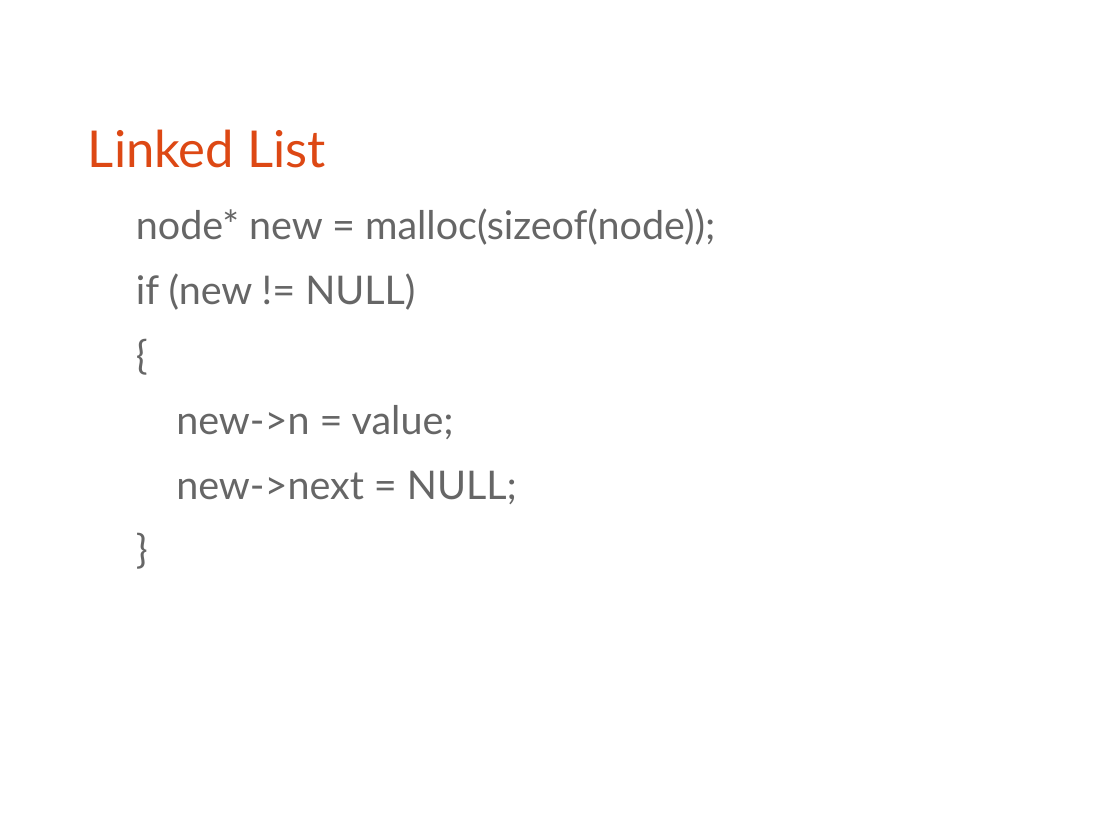
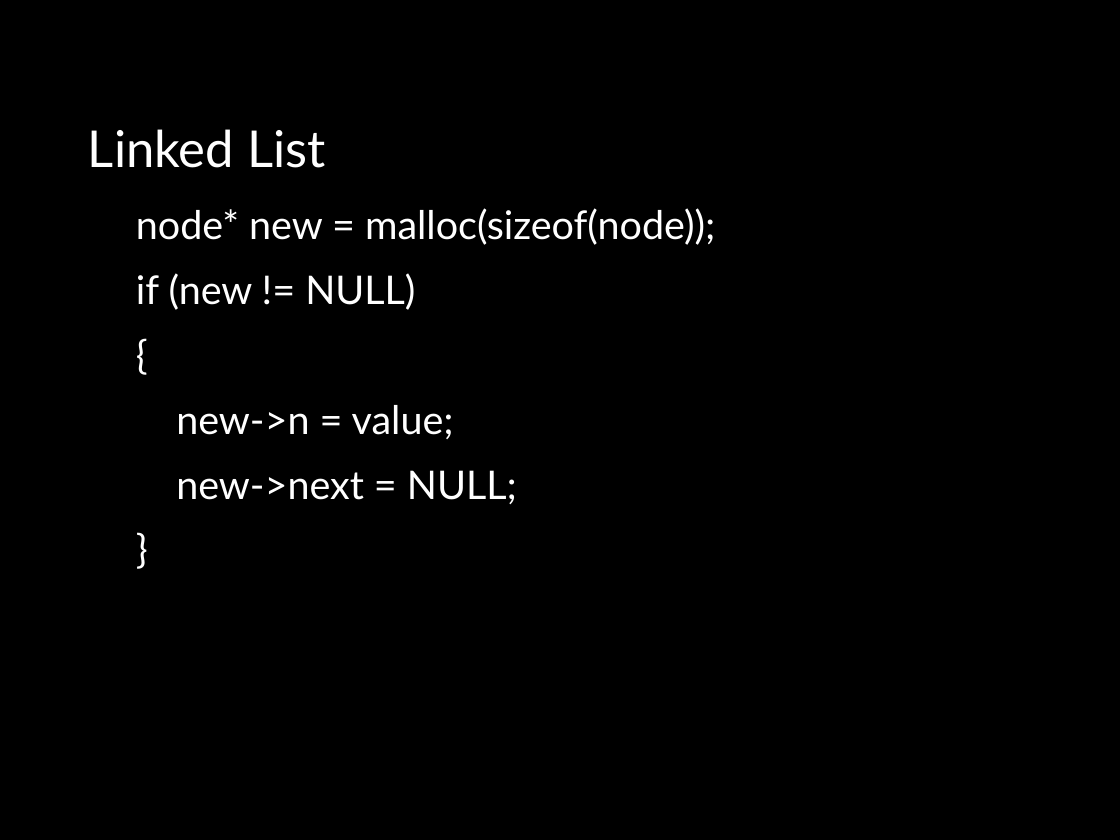
Before and after one commit to bagustris/prokom-tf, a slide deck: slide 4 of prokom6.odp. Drawn at 1120x840 pixels with LibreOffice and Linux fonts; fonts in the diff are those of the drawing. Boxes give left, top, right and bottom in pixels: in the first picture for what was removed or moved away, otherwise in the second. Text is boxed around its words. In the diff, an @@ line names an element or a change of style, - is before the commit and + after.

```diff
--- a/prokom6.odp
+++ b/prokom6.odp
@@ background #FFFFFF to #000000 @@
@@ title "Linked List" at (x1=88, y1=129, x2=325, y2=168): text colour #DD4814 to #FFFFFF @@
@@ text "node* new = malloc(sizeof(node));" at (x1=136, y1=208, x2=715, y2=504): text colour #666666 to #FFFFFF @@
```
Also in this commit, not shown: 6 other slides changed, 32 slides added, 1 slide removed, 8 other files.
